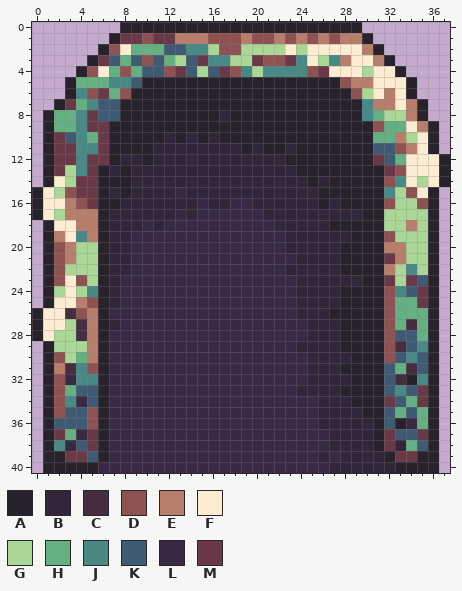
Pixel-art sprite: Assets/Sprites/Map Textures/Decal/Buildings/flower_doorway.png. Above: the version before the commit.
The file is 38x41 pixels. Colours within 5 levels of each other are drawn and written as one.
Palette (. is transparent): A #28222d  B #31263a  C #452e3f  D #8f5252  E #b87e6c  F #fcecd1  G #aad795  H #64b082  J #488885  K #3f5b74  L #392945  M #6a3948
Pixels before, first column x 0:
 0 ........AAAAAAAAAAAAAAAAAAAAAA........
 1 .......AMMDMMEEEDDDEDDEDEDEDEEA.......
 2 ......ADFHHHKKJJGDDGGGGFGFFFFFEA......
 3 .....AMKHKDKHGKMJJGGMDDMJFGJEFFEA.....
 4 ....ADFHDHKKDMKGKMDJGJJJJDMFFFGFFA....
 5 ...AHHHJJKAAAAAAAAAAAAAAAAAADEEFFFA...
 6 ...AJDMHDAAAAAAAAAAAAAAAAAAAADGFEFA...
 7 ..AMHJKKAAAAAAAAAAAAAAAAAAAAAAJEEFEA..
 8 .AHHJMKKAAAAAAAAABAAAAAAAAAAAAJHGGEA..
 9 .AHHJMMAAAAAAAAAAAAAAAAAAAAAAAADHHFEA.
10 .AMKJHMAAAAABABABAAAAAAAAAAAAAAHHEGFA.
11 .AMMJJMAAAABBBBBBBBABAABAAAAAAAKKDEFA.
12 .AMMJMMABBABBBBBBBBBBBBAAAAAAAAMKHFFFA
13 .AMGJMABABBBBBBBBBBBBBBBAAAAAAAAMDFFFA
14 .AFGMMAAABBBBBBBBBBBBBBBBABAAAAADJFGFA
15 AFGDMMABABBBBLBBBBBBBBBBBBAAAAAAJGDFA.
16 AFFEDMAABBBBBBBLBBLLBBBBBBABAAAADGGDA.
17 AFGEEEABBBBBBLBLLLLLLBBBBBBBBBAAGGGGA.
18 .AFFEEABBBLBLLLLLLLLLLBBBBBAAAAAGGEGA.
19 .AEFJEABBLLLLLLLLLLLLLLBBBBBBAAADGGGA.
20 .ADEGGABBLLLLLLLLLLLLLLBBBBBAAAAEEGGA.
21 .ADEGGABBLLLLLLLLLLLLLLLBBBBAAAAMEGGA.
22 .ADGGGABBLLLLLLLLLLLLLLBBBBBAAAAEGJGA.
23 .ADFDGABLLLLLLLLLLLLLLLLBBBBBBAAMGMKA.
24 .AGFGJABLLLLLLLLLLLLLLLLBBBBAAAADJKMA.
25 .AFFEDABLLLLLLLLLLLLLLLLBBBBAAAADHHMA.
26 AFFCDEALLLLLLLLLLLLLLLLLBBBAAAAADHHHA.
27 AFFGCEABLLLLLLLLLLLLLLLLLBBBAAAADHCHA.
28 AFGGCEALLLLLLLLLLLLLLLLLLBBBAAAADKKHA.
29 .AGGGEALLLLLLLLLLLLLLLLLBBBBAAAADCKJA.
30 .ADGHEALLLLLLLLLLLLLLLLLLBBBBAAADKJKA.
31 .AECJDALLLLLLLLLLLLLLLLLLBBBAAAAKHCKA.
32 .ADLJJALLLLLLLLLLLLLLLLLLBBBBAAAKCAJA.
33 .ADHKKALLLLLLLLLLLLLLLLLBBBBAAAAKJKMA.
34 .ADJLKALLLLLLLLLLLLLLLLLLLBBBAAAMKHMA.
35 .ADKKDALLLLLLLLLLLLLLLLLLLBBBBAAKHKHA.
36 .AKKKDALLLLLLLLLLLLLLLLLLLBBBBBAKALHA.
37 .AMHLMALLLLLLLLLLLLLLLLLLLLBBBBAMKKMA.
38 .AJLKMALLLLLLLLLLLLLLLLLLLLBBBBAMBHKA.
39 .AAMMKALLLLLLLLLLLLLLLLLLLBLBBBBAMMAA.
40 .AAAAALLLLLLLLLLLLLLLLLLLLLBBBBBBAAAA.
New version:
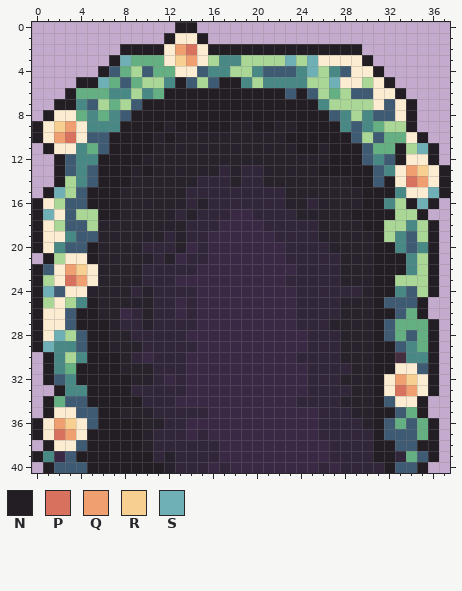
Colours new in this view: N #231d24  P #d8725e  Q #f09f71  R #f7cf91  S #6fb0b7
Edits made:
Changed rows in their new state; - is an unchanged pixel.
first column x 0:
 0 --------.....NN...............--------
 1 -------.....NFFN...............-------
 2 ------..NNNNFQPFNNNNNNNNNNNNNN..------
 3 -----..NSHHHFRQFG-J-GGGSGSFFF-N..-----
 4 ----..NKHG-HHFFKJJGGJKKK-SGJK-FN..----
 5 ---.NNSHKHGGJNKGKNNJGJJJJGGSFFG-N..---
 6 ---NHHHJJGJHNNNNNNNNNNNKNKGHGKK-FN.---
 7 --NNJKGHGKNNNNNNNNNNNNNNNNJGGGGFK-N.--
 8 -NFFHJHJKNNNNNNNNNNNNNNNNNNKJG-KKFN.--
 9 NFRQFJJJNNNN-NNNNN--NN--NNNNJKJHGGN..-
10 NFQPFKKNNNN-N-A-A------NNNNNNKGK-HFN.-
11 -NFF-HKNNNNAAAAAAAA-A--ANN-NNNKHHNGSN-
12 -.NK-JNNNN-AAAAAAAAAAAA----NNNKJ-N--N.
13 -.NK-KNNNANAAAAAA-A--AAA--NNNNNKJFQR-N
14 -.N-JKNNNAAAAAA---A--AAAA-A--NNKNFPQ-N
15 .NSGKNNN-AAAAA---------AAA----NNNJF-SN
16 N-GKKNNNAAAAAA-A--BB---AA--A--NNJ-NSN-
17 NSFKGGNNAAAAABABBB--B---AAAAANNNN--N.-
18 NFGKKG-AAAAAAABBB----B----A---NN--J-N-
19 NFFJKK-AAAAABABB------B---AAA--NGJK-N-
20 NFJKKN-AAABBBA-B-----------A---NNJKJN-
21 -NGFFN-AAAABA-BB-------B-------NNNJ-N-
22 NKFQRF-AAABBBBB--------L-------NNN--N-
23 NGFPQF-AAABBB----------B----AA-NN-GGN-
24 NSK-FA-AABABBBB-------------BB-NN--GN-
25 NG-GJN-AAAABB-B----------------NKKKN.-
26 N--KNN-A-BABB-B------------B---NNK-N.-
27 N--KNNNABBABBBB---------B--A---NK-H-N-
28 N-S-KNNAABBBBB-----------------NKH--N-
29 NSJJKNNAAABBBBB---------L------NNKJHN-
30 -NJ-JNNNAB-BBB----------B---A--NNC-JN-
31 -NJHNNNNAAABBB--------------B--NNFF-N-
32 -NKJNNNNNAAB-B--------------A--NFQRFN-
33 -.NJJNNNNBBBBB----------L---B--NFPQFN-
34 -NHKKNNNNNBBB-----------BB--A--NKFFN.-
35 -NFF-KNNAAABBBBB-------------A-NNKHN.-
36 NFQRFKNNNNAABB----------------AN-HK-N-
37 NFPQFNNNNNABBB-B----------B----NK--HN-
38 -NFF-NNNNNABBBBBB--------------NNKKNN-
39 NJLKNNNNNNNBABBBB---------LB---NNBHKN-
40 -NKKKNNNNNNNABBB-B--------BL----NKKN.-
Pixel boxes of the changes (left, top, right, bottom) in both pictures:
changed: (32, 22, 450, 473)
